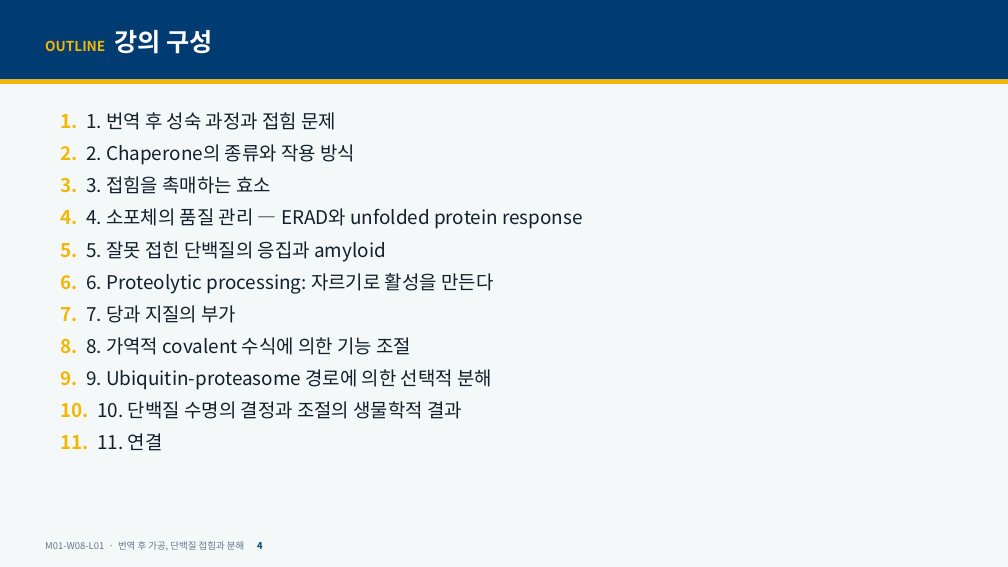
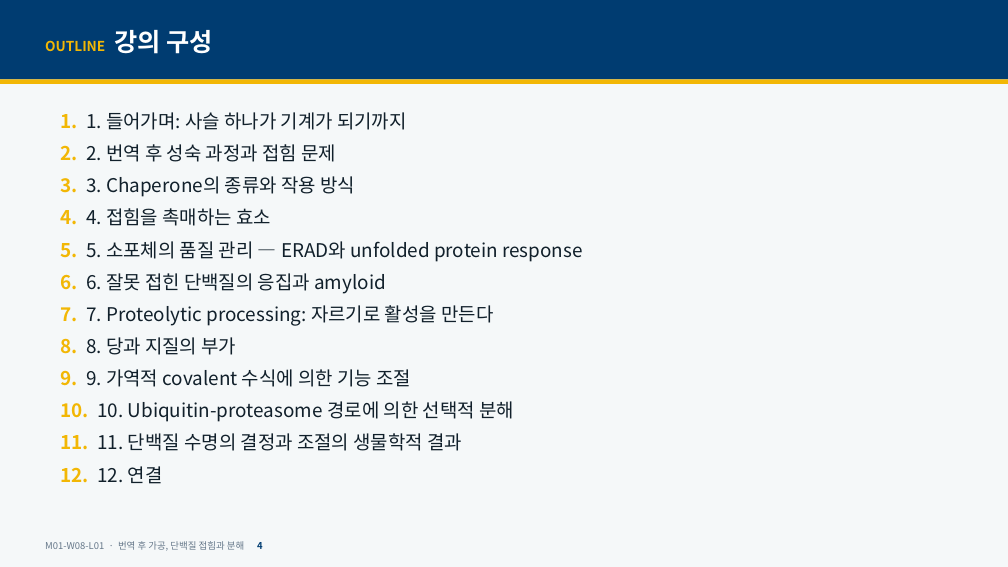
Before and after one commit to hoperiasd2/hoperiasd2.github.io, a slide deck: slide 4 of curriculum/M01/W08/L01/slides.pptx. Drawn at 1008x567 pixels with LibreOffice and Linux fonts; fonts in the diff are those of the drawing. Boxes give left, top, right and bottom in pixels: in the first picture for what was removed or moved away, otherwise in the second. Text is boxed around its words. In the diff, an @@ line names an element or a change of style, - is before the commit and + after.

```diff
--- a/curriculum/M01/W08/L01/slides.pptx
+++ b/curriculum/M01/W08/L01/slides.pptx
@@ text at [60,112,582,484]: text changed @@
-1. 1. 번역 후 성숙 과정과 접힘 문제
-2. 2. Chaperone의 종류와 작용 방식
-3. 3. 접힘을 촉매하는 효소
-4. 4. 소포체의 품질 관리 — ERAD와 unfolded protein response
-5. 5. 잘못 접힌 단백질의 응집과 amyloid
-6. 6. Proteolytic processing: 자르기로 활성을 만든다
-7. 7. 당과 지질의 부가
-8. 8. 가역적 covalent 수식에 의한 기능 조절
-9. 9. Ubiquitin-proteasome 경로에 의한 선택적 분해
-10. 10. 단백질 수명의 결정과 조절의 생물학적 결과
-11. 11. 연결
+1. 1. 들어가며: 사슬 하나가 기계가 되기까지
+2. 2. 번역 후 성숙 과정과 접힘 문제
+3. 3. Chaperone의 종류와 작용 방식
+4. 4. 접힘을 촉매하는 효소
+5. 5. 소포체의 품질 관리 — ERAD와 unfolded protein response
+6. 6. 잘못 접힌 단백질의 응집과 amyloid
+7. 7. Proteolytic processing: 자르기로 활성을 만든다
+8. 8. 당과 지질의 부가
+9. 9. 가역적 covalent 수식에 의한 기능 조절
+10. 10. Ubiquitin-proteasome 경로에 의한 선택적 분해
+11. 11. 단백질 수명의 결정과 조절의 생물학적 결과
+12. 12. 연결
```
Also in this commit, not shown: 54 other slides changed, 2 slides added, 21 other files.
